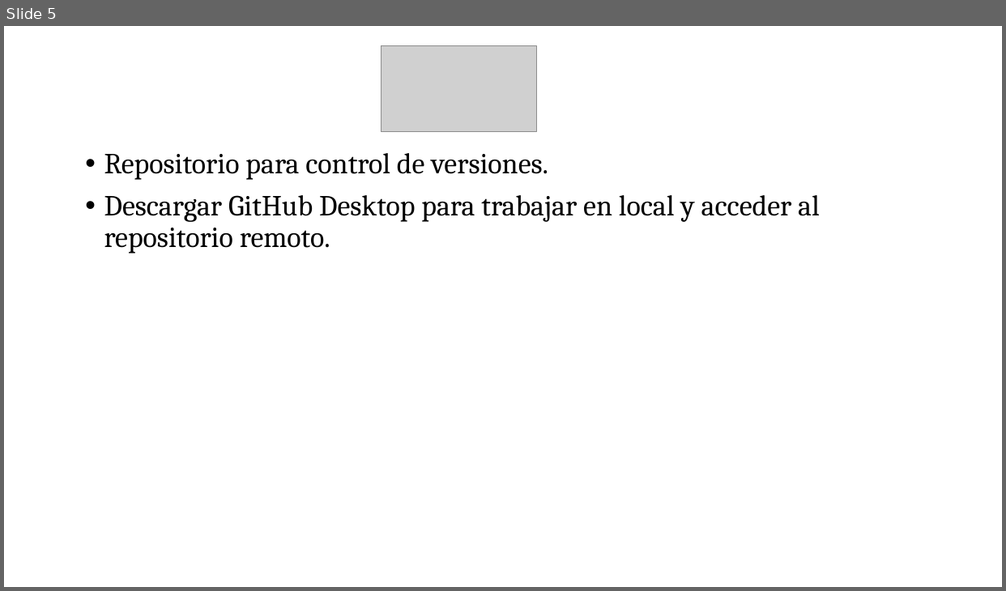
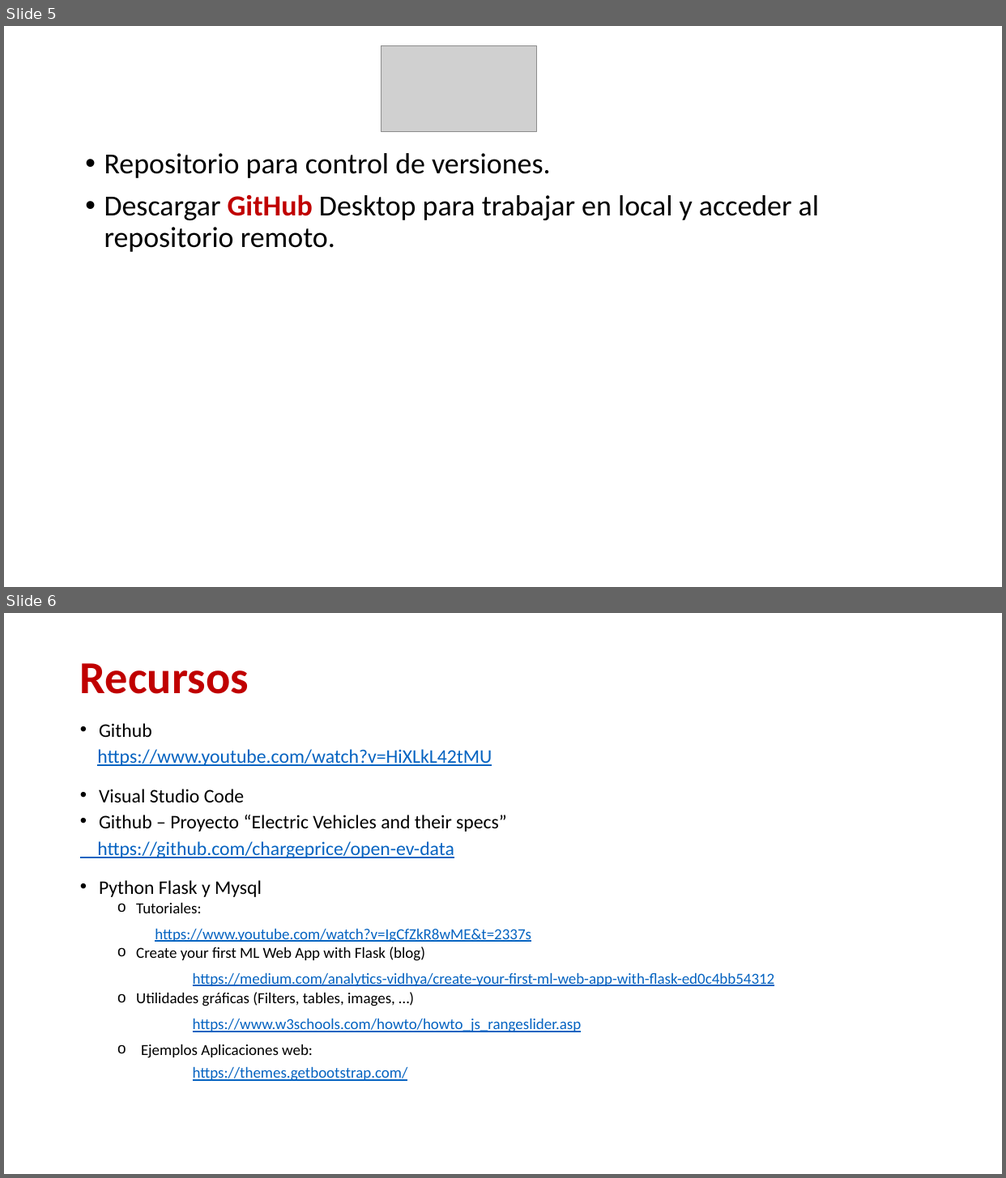
Before and after one commit to luciatomainodelacr/TFM, a slide deck: TFM.pptx. Shown one above the other, each under a label of ours: slide 5 before the commit, slides 5 and 6 after it. The pictures are 1006x591 and 1006x1178 pixels, drawn with LibreOffice and Linux fonts; fonts in the diff are those of the drawing; grey boxes stand for pictures. Boxes give left, top, right and bottom in pixels: in the first picture for what was removed or moved away, otherwise in the second. Text is boxed around its words. In the diff, an @@ line names an element or a change of style, - is before the commit and + after.

```diff
--- a/TFM.pptx
+++ b/TFM.pptx
@@ slide 6 added at bbox=[4, 613, 1002, 1174], background #FFFFFF @@
@@ title added at bbox=[80, 663, 249, 694], 44 pt, text #C00000, bold @@
+Recursos
@@ text added at bbox=[97, 723, 775, 1081], 14.8 pt, text #0563C1, underline @@
+• Github
+https://www.youtube.com/watch?v=HiXLkL42tMU
+• Visual Studio Code
+• Github – Proyecto “Electric Vehicles and their specs”
+https://github.com/chargeprice/open-ev-data
+• Python Flask y Mysql
+  o Tutoriales:
+https://www.youtube.com/watch?v=IgCfZkR8wME&t=2337s
+  o Create your first ML Web App with Flask (blog)
+  https://medium.com/analytics-vidhya/create-your-first-ml-web-app-with-flask-ed0c4bb54312
+  o Utilidades gráficas (Filters, tables, images, …)
+  https://www.w3schools.com/howto/howto_js_rangeslider.asp
+    o Ejemplos Aplicaciones web:
+    https://themes.getbootstrap.com/
@@ slide 5 changed as well @@
@@ text "Repositorio para control de versiones." at bbox=[104, 153, 819, 252]: font Cambria to Calibri; text colour #000000 to #C00000, bold on in "GitHub" @@
```
Also in this commit, not shown: 4 other slides changed, 2 other slides added, 1 other file.
